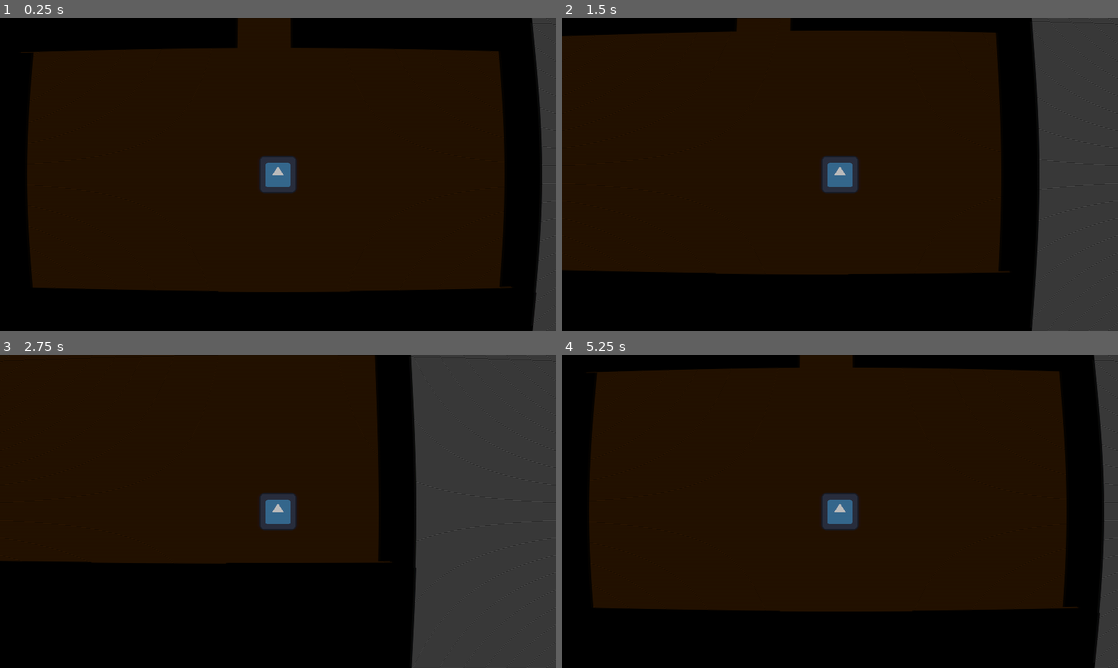
Above: before the commit, frames 1-4 (two rows, left to right).
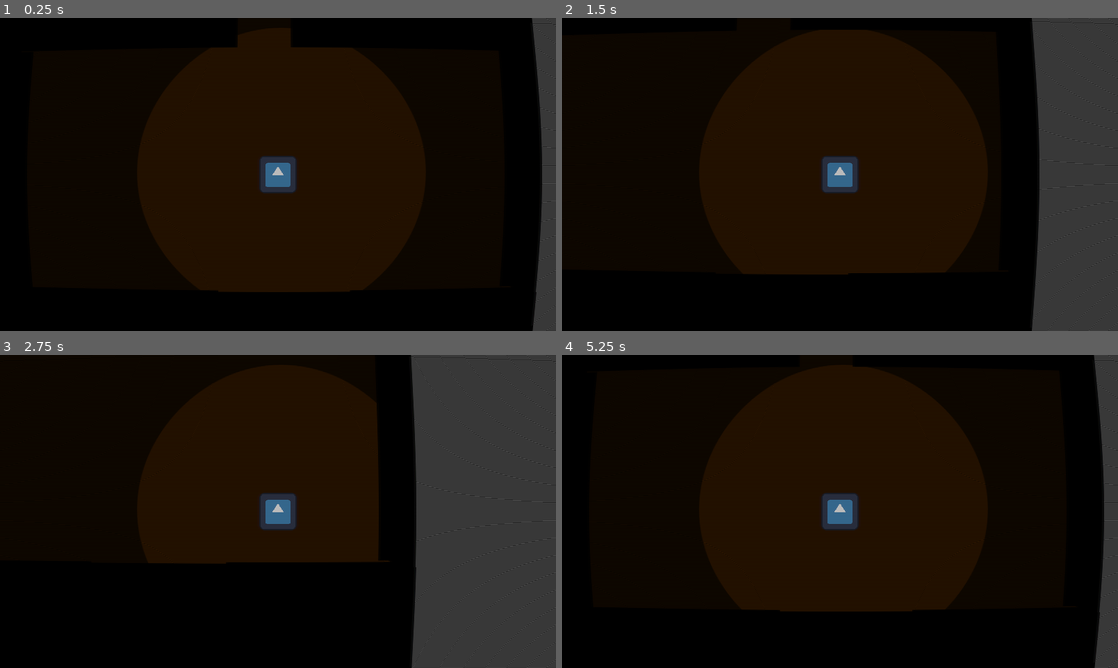
Above: after the commit, the same moments.

Repository: FarofaFaction/Criascript-Jam-Game
Game: Godot game, scene res://Game/Room/room.tscn
Same seed, same stepped clock (60 frames per second), same inputs: the game is played once before the commit and once after it. This scene is started directly instead of the project's main scene. The engine's default icon, where the game draws it, is replaced by a stand-in: a white triangle on a blue panel in a dark square.
Inputs:
- Up to frame 1 (0.25 s): no input
- Up to frame 2 (1.5 s): tap Enter at 0.5 s; hold Right (ui_right) 0.53-1.28 s; hold Down (ui_down) from 1.28 s (still down)
- Up to frame 3 (2.75 s): release Down (ui_down) at 2.03 s; hold Right (ui_right) from 2.03 s (still down)
- Up to frame 4 (5.25 s): release Right (ui_right) at 2.78 s; hold Up (ui_up) 2.78-3.53 s; hold Left (ui_left) 3.53-5.03 s; hold Down (ui_down) from 5.03 s (still down)

The runs differ from the first frame. In frame 1, 15% of the frame differs, in the area x 3-97%, y 0-88%; in frame 2, 13%; in frame 3, 10%; in frame 4, 16%, in the area x 4-97%, y 0-83%.

Commit message:
update_room

Diff:
--- a/Game/Room/room.tscn
+++ b/Game/Room/room.tscn
@@ -10,114 +10,112 @@
 
 [node name="Room" type="Node2D"]
 
-[node name="CanvasModulate" type="CanvasModulate" parent="."]
-color = Color(0, 0, 0, 1)
-
 [node name="CanvasLayer" parent="." instance=ExtResource("1_604fw")]
 
-[node name="RoomOne" type="Node2D" parent="."]
+[node name="Room_1" type="Node2D" parent="."]
 
-[node name="Floor" type="ColorRect" parent="RoomOne"]
+[node name="Floor" type="ColorRect" parent="Room_1"]
 offset_right = 1905.0
 offset_bottom = 1091.0
 color = Color(0.184384, 0.0896672, 1.20327e-08, 1)
 
-[node name="wall3" parent="RoomOne" instance=ExtResource("1_2ok7y")]
+[node name="wall3" parent="Room_1" instance=ExtResource("1_2ok7y")]
 position = Vector2(63, 608.5)
 scale = Vector2(0.235935, 1.84936)
 
-[node name="wall4" parent="RoomOne" instance=ExtResource("1_2ok7y")]
+[node name="wall4" parent="Room_1" instance=ExtResource("1_2ok7y")]
 position = Vector2(453, 1026)
 rotation = 1.5708
 scale = Vector2(0.235935, 1.25408)
 
-[node name="wall5" parent="RoomOne" instance=ExtResource("1_2ok7y")]
+[node name="wall5" parent="Room_1" instance=ExtResource("1_2ok7y")]
 position = Vector2(1094, 1026)
 rotation = 1.5708
 scale = Vector2(0.235935, 1.25408)
 
-[node name="wall6" parent="RoomOne" instance=ExtResource("1_2ok7y")]
+[node name="wall6" parent="Room_1" instance=ExtResource("1_2ok7y")]
 position = Vector2(1573, 1026)
 rotation = 1.5708
 scale = Vector2(0.235935, 1.25408)
 
-[node name="wall7" parent="RoomOne" instance=ExtResource("1_2ok7y")]
+[node name="wall7" parent="Room_1" instance=ExtResource("1_2ok7y")]
 position = Vector2(1836, 539.75)
 scale = Vector2(0.235935, 1.61071)
 
-[node name="wall8" parent="RoomOne" instance=ExtResource("1_2ok7y")]
+[node name="wall8" parent="Room_1" instance=ExtResource("1_2ok7y")]
 position = Vector2(1467.06, 63)
 rotation = 1.5708
 scale = Vector2(0.235935, 1.64589)
 
-[node name="wall9" parent="RoomOne" instance=ExtResource("1_2ok7y")]
+[node name="wall9" parent="Room_1" instance=ExtResource("1_2ok7y")]
 position = Vector2(422.825, 63)
 rotation = 1.5708
 scale = Vector2(0.235935, 1.63437)
 
-[node name="RoomOne2" type="Node2D" parent="."]
+[node name="Room_2" type="Node2D" parent="."]
+position = Vector2(0, -2)
 
-[node name="Floor" type="ColorRect" parent="RoomOne2"]
+[node name="Floor" type="ColorRect" parent="Room_2"]
 offset_right = 1905.0
 offset_bottom = 1943.0
 color = Color(0.184384, 0.0896672, 1.20327e-08, 1)
 
-[node name="wall3" parent="RoomOne2" instance=ExtResource("1_2ok7y")]
+[node name="wall3" parent="Room_2" instance=ExtResource("1_2ok7y")]
 position = Vector2(63, 608.5)
 scale = Vector2(0.235935, 1.84936)
 Layer = 1
 
-[node name="wall13" parent="RoomOne2" instance=ExtResource("1_2ok7y")]
+[node name="wall13" parent="Room_2" instance=ExtResource("1_2ok7y")]
 position = Vector2(470, 1617)
 scale = Vector2(0.235935, 1.21506)
 Layer = 1
 
-[node name="wall5" parent="RoomOne2" instance=ExtResource("1_2ok7y")]
+[node name="wall5" parent="Room_2" instance=ExtResource("1_2ok7y")]
 position = Vector2(55, 1458)
 scale = Vector2(0.235935, 1.84936)
 Layer = 1
 
-[node name="wall10" parent="RoomOne2" instance=ExtResource("1_2ok7y")]
+[node name="wall10" parent="Room_2" instance=ExtResource("1_2ok7y")]
 position = Vector2(1845, 1466)
 scale = Vector2(0.235935, 1.84936)
 Layer = 1
 
-[node name="wall4" parent="RoomOne2" instance=ExtResource("1_2ok7y")]
+[node name="wall4" parent="Room_2" instance=ExtResource("1_2ok7y")]
 position = Vector2(453, 1026)
 rotation = 1.5708
 scale = Vector2(0.235935, 1.25408)
 Layer = 1
 
-[node name="wall6" parent="RoomOne2" instance=ExtResource("1_2ok7y")]
+[node name="wall6" parent="Room_2" instance=ExtResource("1_2ok7y")]
 position = Vector2(1573, 1026)
 rotation = 1.5708
 scale = Vector2(0.235935, 1.25408)
 Layer = 1
 
-[node name="wall11" parent="RoomOne2" instance=ExtResource("1_2ok7y")]
+[node name="wall11" parent="Room_2" instance=ExtResource("1_2ok7y")]
 position = Vector2(951.931, 1887)
 rotation = 1.5708
 scale = Vector2(0.235935, 3.50842)
 Layer = 1
 
-[node name="wall12" parent="RoomOne2" instance=ExtResource("1_2ok7y")]
+[node name="wall12" parent="Room_2" instance=ExtResource("1_2ok7y")]
 position = Vector2(969, 1350)
 rotation = 1.5708
 scale = Vector2(0.235935, 2.18597)
 Layer = 1
 
-[node name="wall7" parent="RoomOne2" instance=ExtResource("1_2ok7y")]
+[node name="wall7" parent="Room_2" instance=ExtResource("1_2ok7y")]
 position = Vector2(1836, 539.75)
 scale = Vector2(0.235935, 1.61071)
 Layer = 1
 
-[node name="wall8" parent="RoomOne2" instance=ExtResource("1_2ok7y")]
+[node name="wall8" parent="Room_2" instance=ExtResource("1_2ok7y")]
 position = Vector2(1467.06, 63)
 rotation = 1.5708
 scale = Vector2(0.235935, 1.64589)
 Layer = 1
 
-[node name="wall9" parent="RoomOne2" instance=ExtResource("1_2ok7y")]
+[node name="wall9" parent="Room_2" instance=ExtResource("1_2ok7y")]
 position = Vector2(422.825, 63)
 rotation = 1.5708
 scale = Vector2(0.235935, 1.63437)
@@ -133,9 +131,22 @@
 [node name="CollisionShape2D" type="CollisionShape2D" parent="CharacterBody2D"]
 shape = SubResource("CircleShape2D_najv8")
 
-[node name="PointLight2D" type="PointLight2D" parent="CharacterBody2D"]
+[node name="Ilumination" type="Node2D" parent="CharacterBody2D"]
+
+[node name="CanvasModulate" type="CanvasModulate" parent="CharacterBody2D/Ilumination"]
+position = Vector2(-992, -560)
+color = Color(0, 0, 0, 1)
+
+[node name="BigLight" type="PointLight2D" parent="CharacterBody2D/Ilumination"]
+color = Color(0.389287, 0.389287, 0.389287, 1)
+blend_mode = 2
 shadow_enabled = true
 texture = ExtResource("5_ac5do")
 texture_scale = 10.0
 
+[node name="SmallLight" type="PointLight2D" parent="CharacterBody2D/Ilumination"]
+blend_mode = 2
+shadow_enabled = true
+texture = ExtResource("5_ac5do")
+
 [node name="Camera2D" type="Camera2D" parent="CharacterBody2D"]
